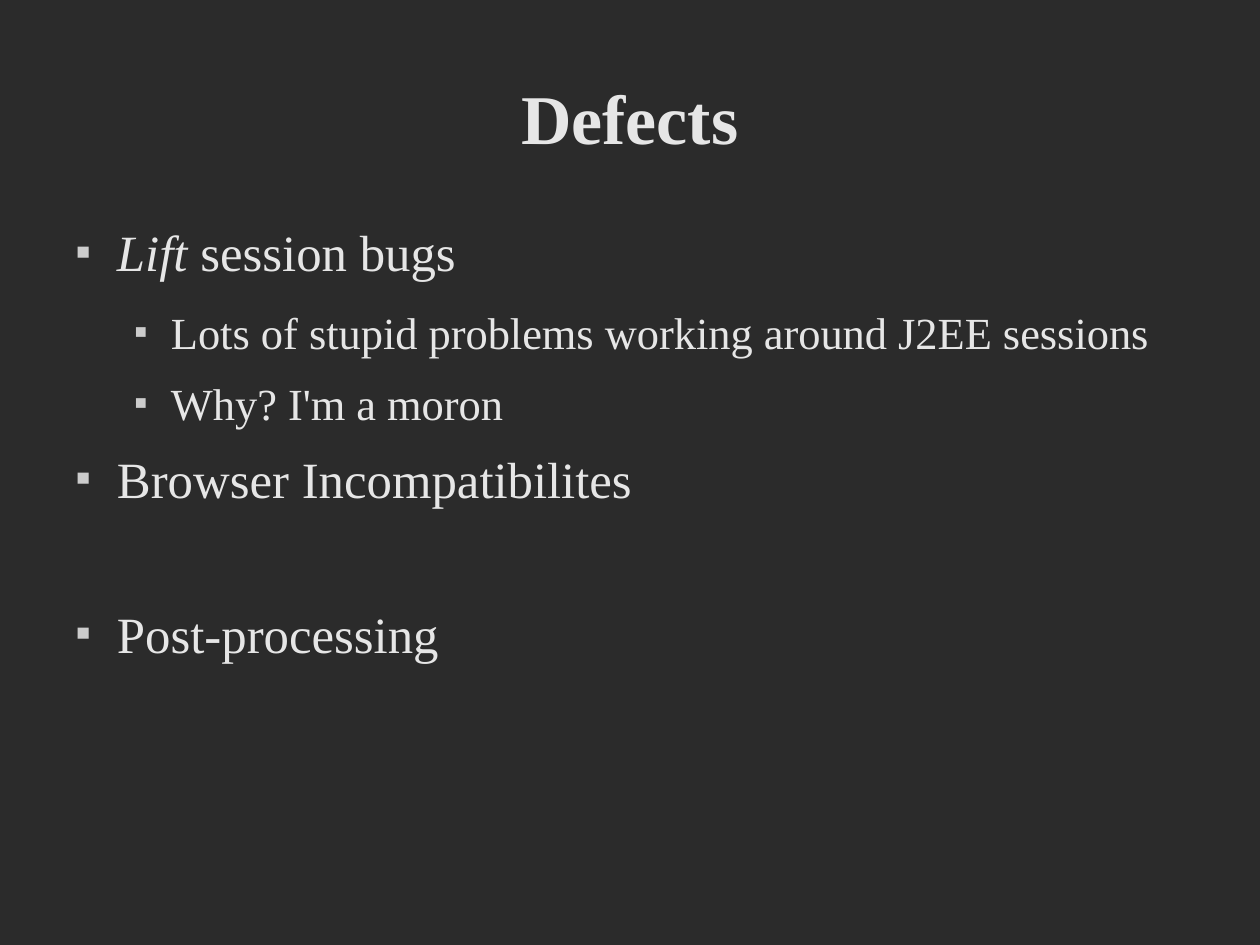
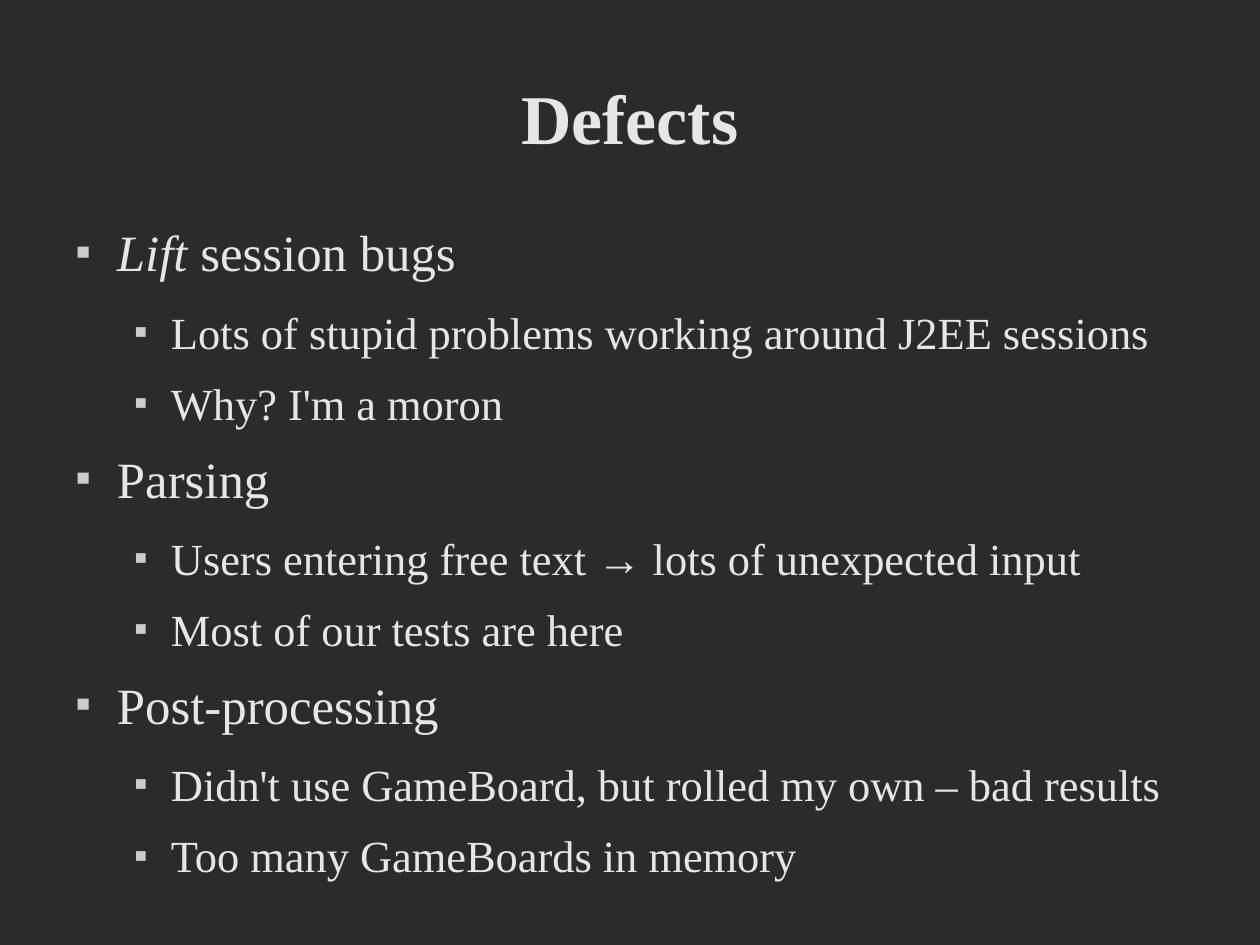
Before and after one commit to dpp/lift-samples, a slide deck: slide 12 of presentations/2008_dpp_CUFP/CUFP Preso.odp. Drawn at 1260x945 pixels with LibreOffice and Linux fonts; fonts in the diff are those of the drawing; background and template pictures are left out; a plain dark background stands for a picture behind light text. Boxes give left, top, right and bottom in pixels: in the first picture for what was removed or moved away, otherwise in the second. Text is boxed around its words. In the diff, an @@ line names an element or a change of style, - is before the commit and + after.

```diff
--- a/presentations/2008_dpp_CUFP/CUFP Preso.odp
+++ b/presentations/2008_dpp_CUFP/CUFP Preso.odp
@@ text at <box>117,464,1080,647</box>: text changed; size 32 to 28 pt @@
-■ Browser Incompatibilites
+■ Parsing
+  ■ Users entering free text → lots of unexpected input
+  ■ Most of our tests are here
@@ text at <box>171,770,1160,881</box>: paragraphs added @@
+  ■ Didn't use GameBoard, but rolled my own – bad results
+  ■ Too many GameBoards in memory
```
Also in this commit, not shown: 3 other slides changed, 16 slides added, 3 slides removed.
